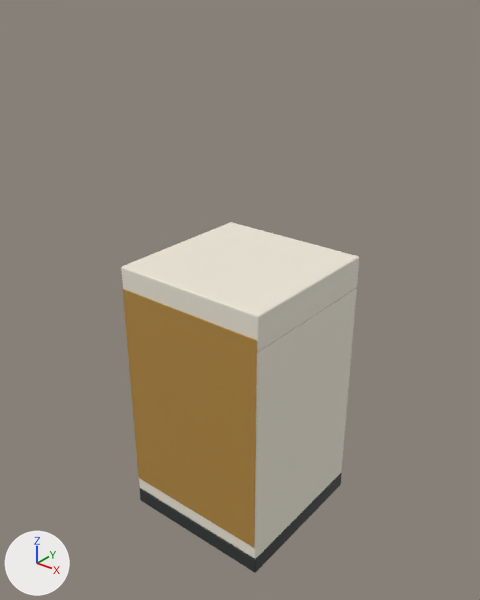
What one commit did to the glTF model public/assets/station-kit/models/pillar.glb.
Before and after are seen from a 50 mm lens placed at (4.49, -5.66, 6.49), pointed at (-0.02, -0.02, 2.99). Lighting does not change. The marker at lower left points along +X, +Y and +Z. The first picture is the older version. Where no turn or scale is listed for an object, it has been applied to the vertices. Vertices at exactly the same position are counted once.

Objects in the first picture: 'pillar_accent', 'wall_band', 'wall_body', 'wall_plinth'.
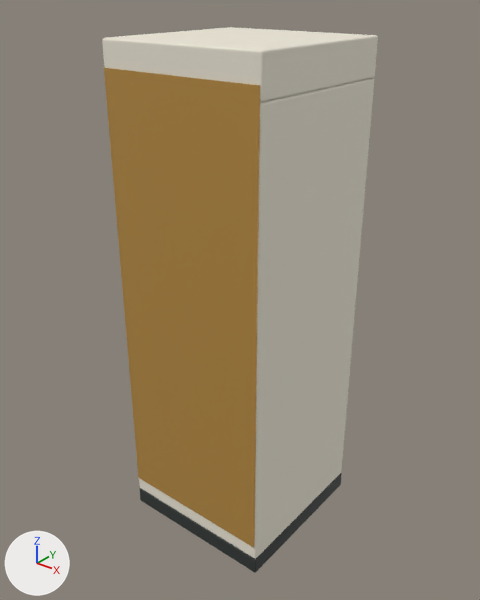
Where the newer file only moved an object's origin or applied its transform, the numbers keep the older frame.

What differs and where, as boxes [x1, y1, x2, y2] in the pictures (480 x 600 px; the box of a moved part takes in the faces that stretch with it):
'pillar_accent', moved, rescaled (16% wider, 85% taller)
    before: [123, 289, 257, 547]
    after: [104, 68, 260, 547]
'wall_body', reshaped
    before: [139, 288, 357, 559]
    after: [139, 78, 374, 559]
'wall_band', moved
    before: [121, 222, 359, 351]
    after: [102, 27, 378, 102]
part 1 of me_wall_body, moved or reshaped
    before: [139, 288, 357, 558]
    after: [257, 78, 374, 343]

Diff of the bpy script that builds the scene:
```diff
--- a/public/assets/station-kit/models/pillar.glb.py
+++ b/public/assets/station-kit/models/pillar.glb.py
@@ me_wall_body @@
 # used by ob_wall_body; location = (0.0, 0.0, 1.65)
-me_wall_body.from_pydata(...)  # 56 vertices, 108 faces; spans x -1.0..1.0, y -1.0..1.0, z -1.43..1.43
+me_wall_body.from_pydata(...)  # 56 vertices, 108 faces; spans x -1.0..1.0, y -1.0..1.0, z -1.43..3.88
+# me_wall_body part 1: all 28 vertices in x -1.0..1.0, y -1.0..1.0, z 1.4..1.43 are moved by (0.0, 0.0, 2.45)
 me_wall_body.materials.append(mat_kit_plaster_ivory)
@@ me_pillar_accent @@
 # used by ob_pillar_accent; location = (0.0, -1.0, 1.82)
-me_pillar_accent.from_pydata(...)  # 8 vertices, 12 faces; spans x -0.98..0.98, y -0.01..0.01, z -1.4..1.4
+me_pillar_accent.from_pydata(...)  # 8 vertices, 12 faces; spans x -0.98..0.98, y -0.01..0.01, z -1.4..3.85
+# me_pillar_accent part 2: the whole mesh is scaled about its middle by (1, 1, 1.87), then moved by (0.0, 0.0, 1.22)
 me_pillar_accent.materials.append(mat_kit_coating_ochre)
@@ ob_wall_band @@
 ob_wall_band = bpy.data.objects.new('wall_band', me_wall_band)
-ob_wall_band.location = (0.0, 0.0, 3.29)
+ob_wall_band.location = (0.0, 0.0, 5.74)
```
